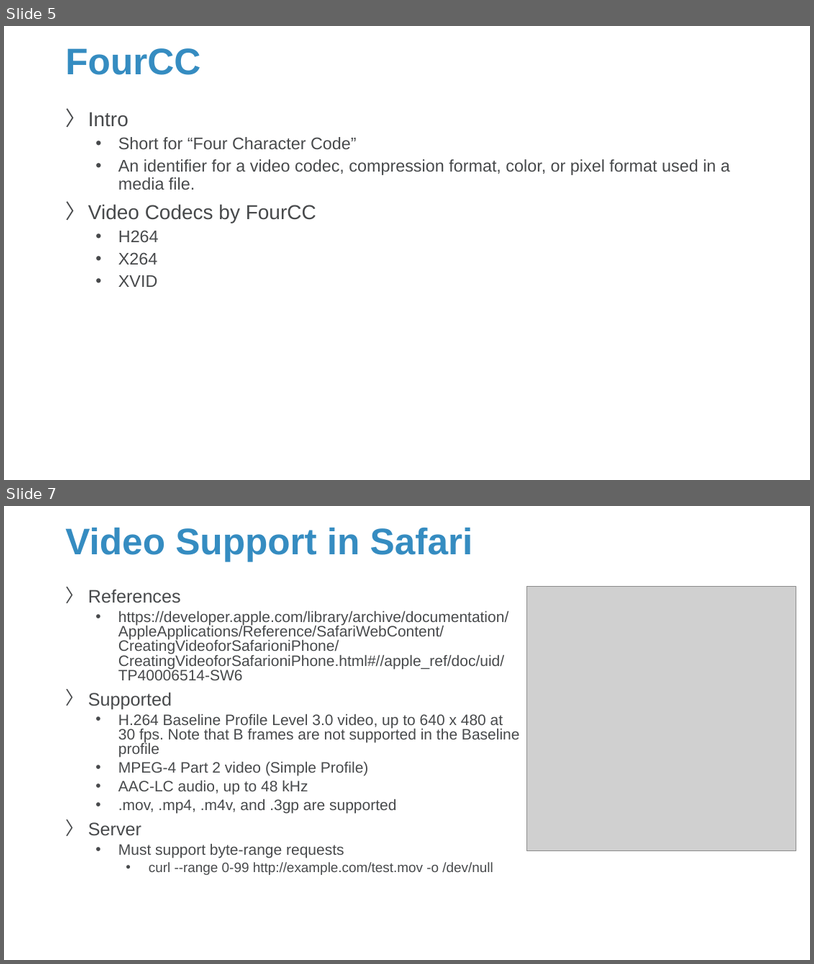
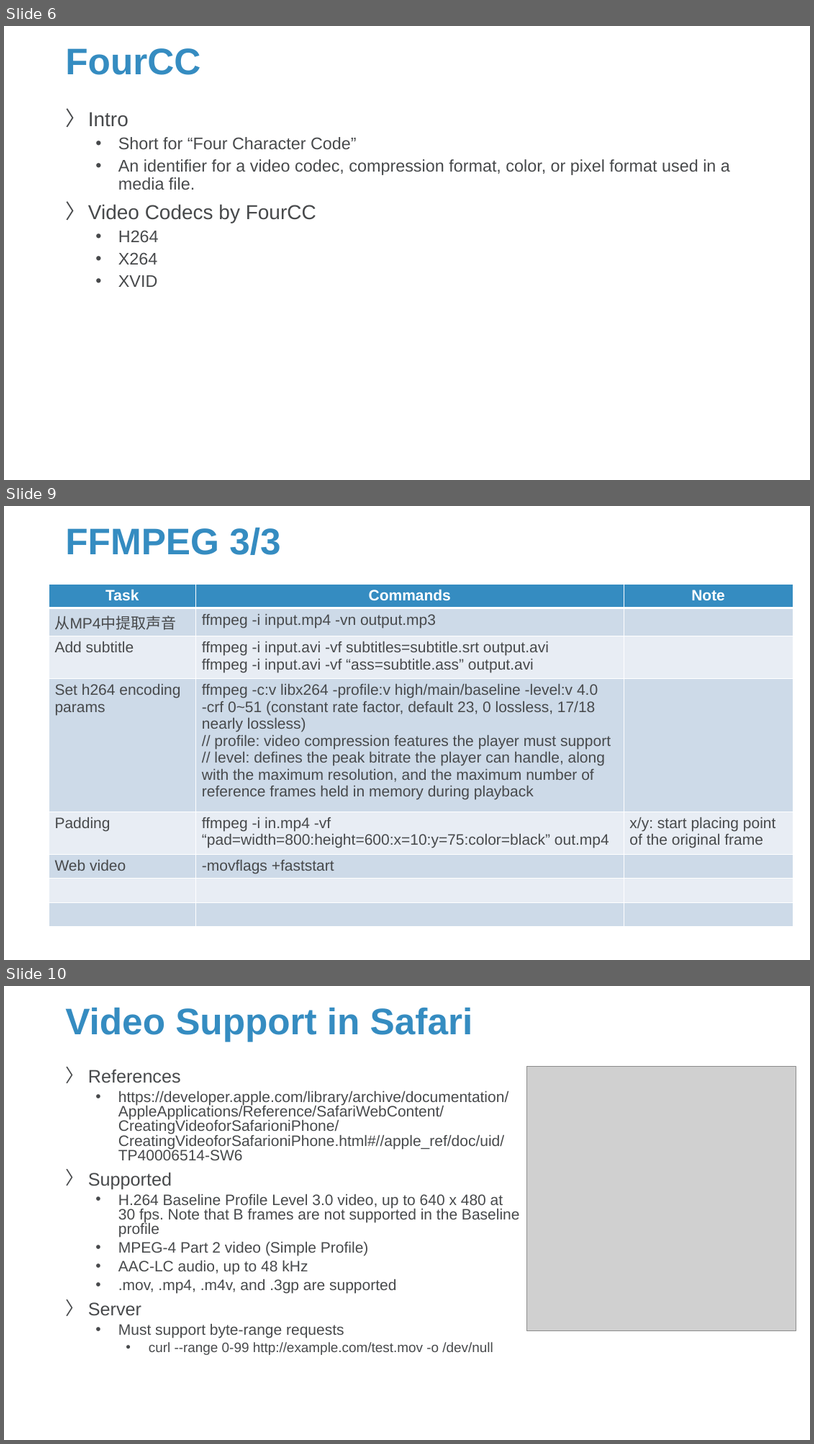
Before and after one commit to Sparks-Lu/TechNotes, a slide deck: Misc/Media-Notes.pptx. Shown one above the other, each under a label of ours: slides 5 and 7 before the commit, slides 6, 9 and 10 after it; the slides between them are not shown. The pictures are 814x964 and 814x1444 pixels, drawn with LibreOffice and Linux fonts; fonts in the diff are those of the drawing; grey boxes stand for pictures; background and template pictures are left out. Boxes give left, top, right and bottom in pixels: in the first picture for what was removed or moved away, otherwise in the second. Text is boxed around its words. In the diff, an @@ line names an element or a change of style, - is before the commit and + after.

```diff
--- a/Misc/Media-Notes.pptx
+++ b/Misc/Media-Notes.pptx
@@ slide 9 added at (x1=4, y1=506, x2=810, y2=960), background picture (left out) @@
@@ title added at (x1=65, y1=528, x2=280, y2=555), 44 pt, text #358CC1, bold @@
+FFMPEG 3/3
@@ table added at (x1=49, y1=584, x2=793, y2=955), 8 rows, 3 columns @@
+Task | Commands | Note
+从MP4中提取声音 | ffmpeg -i input.mp4 -vn output.mp3 | 
+Add subtitle | ffmpeg -i input.avi -vf subtitles=subtitle.srt output.avi / ffmpeg -i input.avi -vf “ass=subtitle.ass” output.avi | 
+Set h264 encoding params | ffmpeg -c:v libx264 -profile:v high/main/baseline -level:v 4.0 / -crf 0~51 (constant rate factor, default 23, 0 lossless, 17/18 nearly lossless) / // profile: video compression features the player must support / // level: defines the peak bitrate the player can handle, along with the maximum resolution, and the maximum number of reference frames held in memory during playback | 
+Padding | ffmpeg -i in.mp4 -vf “pad=width=800:height=600:x=10:y=75:color=black” out.mp4 | x/y: start placing point of the original frame
+Web video | -movflags +faststart | 
+ |  | 
+ |  | 
@@ what was slide 5 is now slide 6 @@
@@ what was slide 7 is now slide 10 @@
```
Also in this commit, not shown: 2 slides changed, 4 other slides added, 10 other files.
